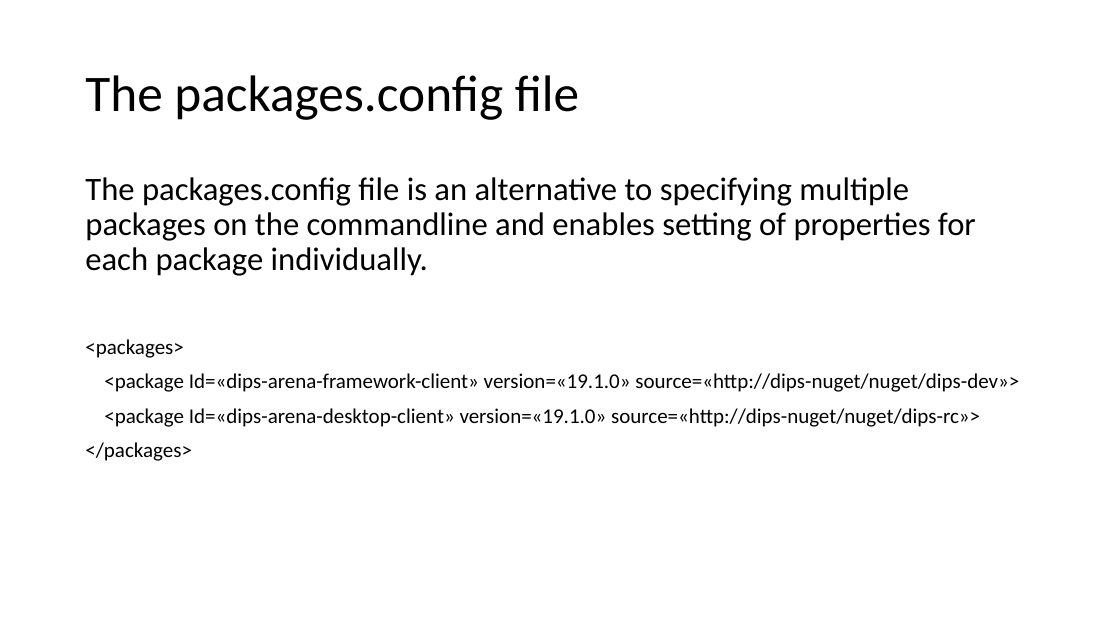
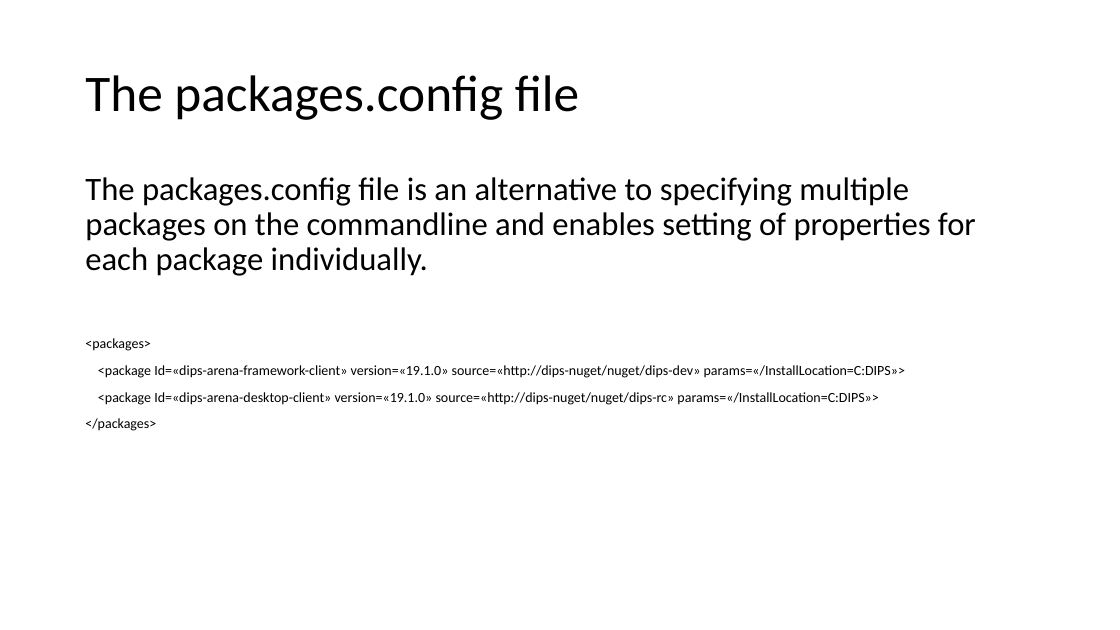
Before and after one commit to DIPSAS/InstallationTech, a slide deck: slide 28 of docs/InstallationCourse.pptx (slide 23 before the commit). Drawn at 1120x630 pixels with LibreOffice and Linux fonts; fonts in the diff are those of the drawing. Boxes give left, top, right and bottom in pixels: in the first picture for what was removed or moved away, otherwise in the second. Text is boxed around its words. In the diff, an @@ line names an element or a change of style, - is before the commit and + after.

```diff
--- a/docs/InstallationCourse.pptx
+++ b/docs/InstallationCourse.pptx
@@ text at [85, 338, 156, 431]: size 18 to 12 pt in "<packages>", "</packages>" @@
@@ text at [98, 365, 905, 405]: text changed; size 18 to 12 pt @@
-<package Id=«dips-arena-framework-client» version=«19.1.0» source=«http://dips-nuget/nuget/dips-dev»>
-<package Id=«dips-arena-desktop-client» version=«19.1.0» source=«http://dips-nuget/nuget/dips-rc»>
+<package Id=«dips-arena-framework-client» version=«19.1.0» source=«http://dips-nuget/nuget/dips-dev» params=«/InstallLocation=C:DIPS»>
+<package Id=«dips-arena-desktop-client» version=«19.1.0» source=«http://dips-nuget/nuget/dips-rc» params=«/InstallLocation=C:DIPS»>
```
Also in this commit, not shown: 6 other slides changed, 3 slides added, 1 slide removed.
